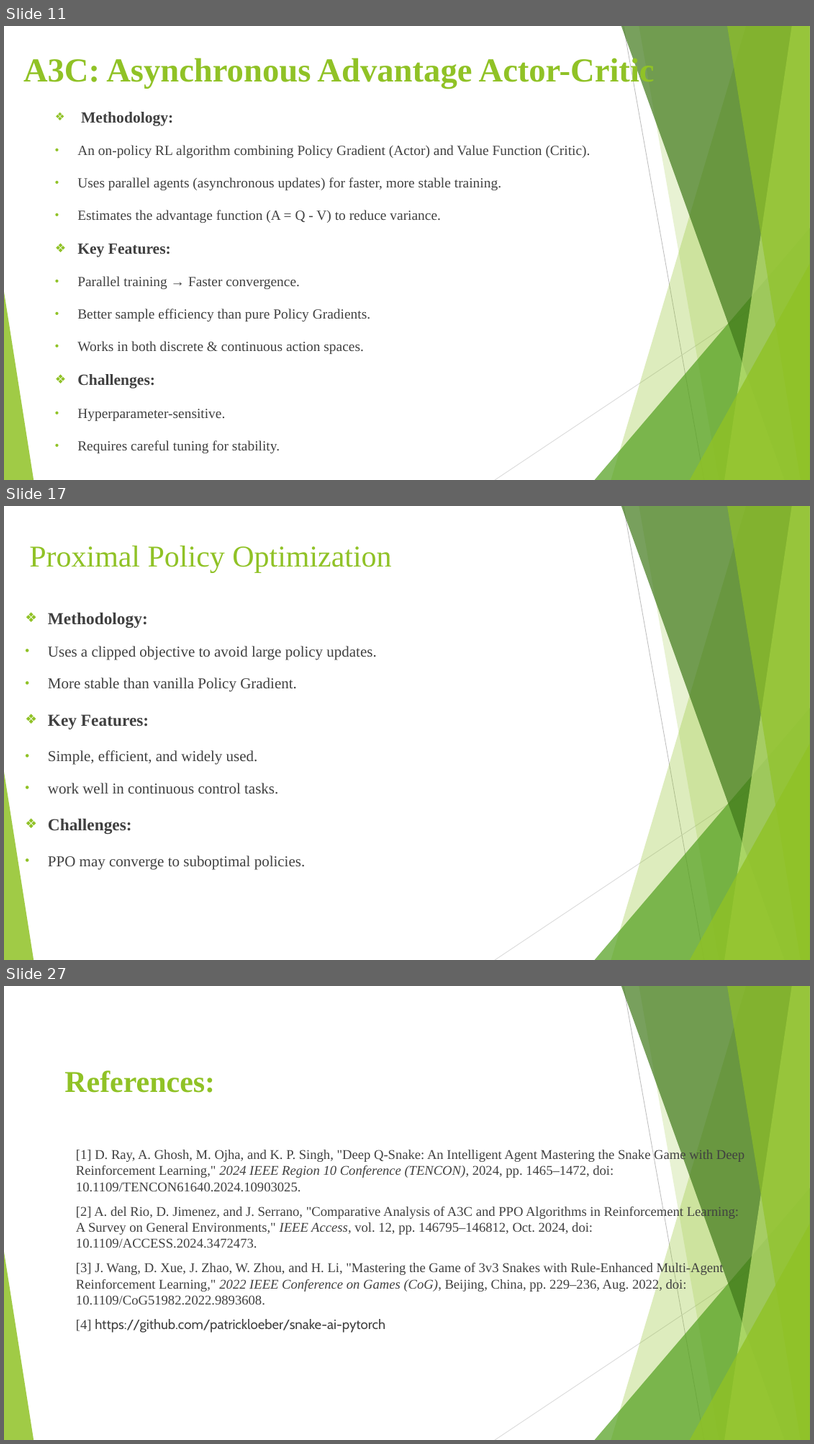
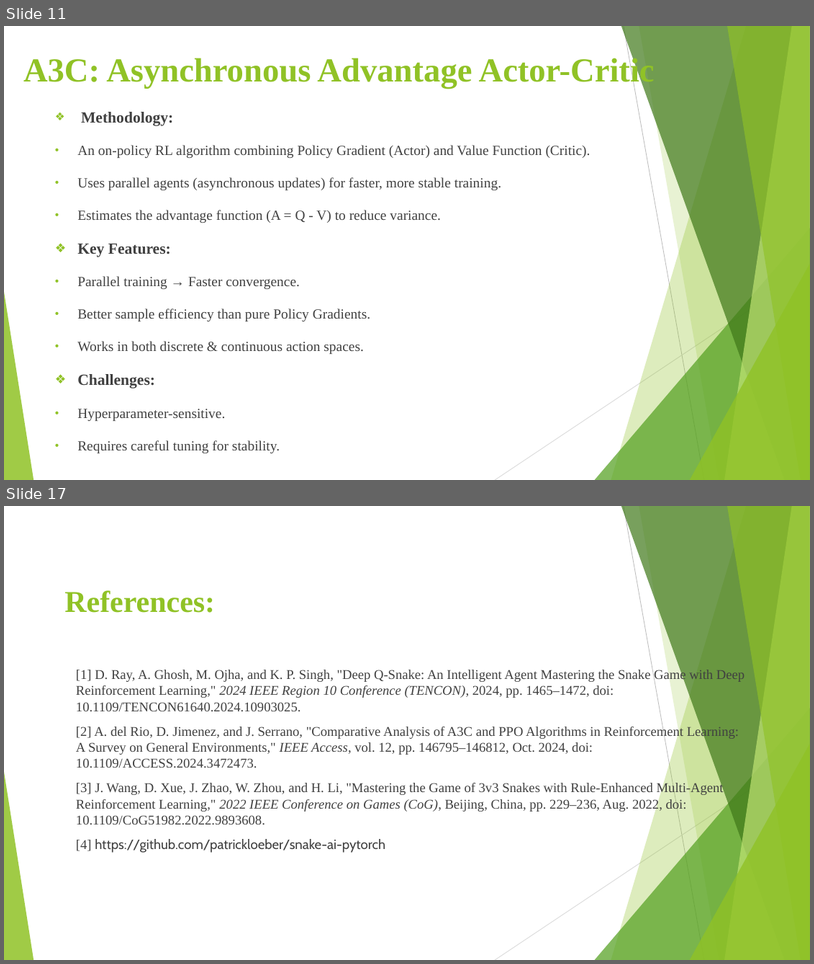
Before and after one commit to Harika2403/Intro-to-AI-Semester-Project, a slide deck: AI Project PPT.pptx. Shown one above the other, each under a label of ours: slides 11, 17 and 27 before the commit, slides 11 and 17 after it; the slides between them are not shown. The pictures are 814x1444 and 814x964 pixels, drawn with LibreOffice and Linux fonts; fonts in the diff are those of the drawing. Boxes give left, top, right and bottom in pixels: in the first picture for what was removed or moved away, otherwise in the second. Text is boxed around its words. In the diff, an @@ line names an element or a change of style, - is before the commit and + after.

```diff
--- a/AI Project PPT.pptx
+++ b/AI Project PPT.pptx
@@ slide 17 removed at bbox=[4, 506, 810, 960], background #FFFFFF; not listed: 10 template elements that a slide beside it also shows @@
@@ title removed at bbox=[29, 546, 391, 572] @@
-Proximal Policy Optimization
@@ text removed at bbox=[48, 613, 376, 870] @@
-❖ Methodology:
-• Uses a clipped objective to avoid large policy updates.
-• More stable than vanilla Policy Gradient.
-❖ Key Features:
-• Simple, efficient, and widely used.
-• work well in continuous control tasks.
-❖ Challenges:
-• PPO may converge to suboptimal policies.
@@ what was slide 27 is now slide 17 @@
```
Also in this commit, not shown: 9 slides changed, 1 slide added, 10 other slides removed.
